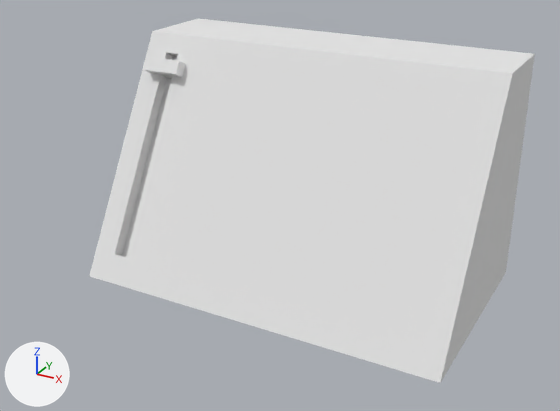
Before and after pictures for a commit that changed the Blender file NotForBroadcastPOC-Sourcetree/Assets/Blender Files/- Interactive/Frequency Control.blend.
Camera for both pictures: a 50 mm camera at (0.492, -0.879, 0.542) aimed at (0.049, -0.073, 0.139). Arrows for +X, +Y and +Z are at lower left; the lights stay in place.

In view in the first picture: 'Body', 'Slider'.
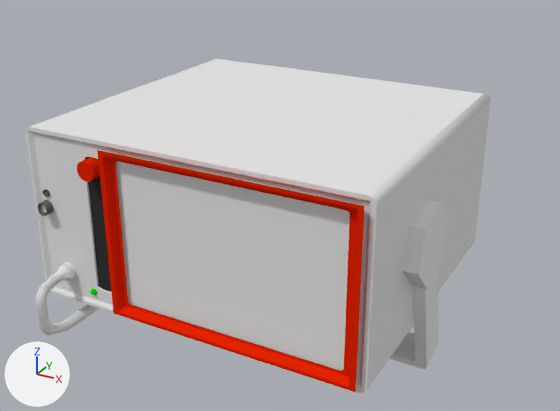
What changed in the scene script:
```text
Add mat_material_004:
    mat_material_004 = bpy.data.materials.new('Material.004')
    mat_material_004.use_nodes = True; mat_material_004.node_tree.nodes.clear()
    _N = mat_material_004.node_tree.nodes; _L = mat_material_004.node_tree.links
    n0 = _N.new('ShaderNodeOutputMaterial'); n0.name = 'Material Output'
    n1 = _N.new('ShaderNodeBsdfAnisotropic'); n1.name = 'Glossy BSDF'
    n1.distribution = 'GGX'
    n1.inputs[0].default_value = (0.219, 0.24, 0.187, 1.0)  # 'Color', grey #818678
    n1.inputs[1].default_value = 0.0  # 'Roughness'
    _L.new(n1.outputs[0], n0.inputs[0])  # 'BSDF' to 'Surface'
Change me_cube_001:
    used by ob_slider; location = (-0.178, 0.006, 0.274); rotation_euler = (-0.522, 0.0, 0.0), in degrees (-30, 0, 0); scale = (0.0277, 0.0171, 0.00988)
    remove me_cube_001.from_pydata(...)  # 8 vertices, 6 faces; spans x -1.0..1.0, y -1.0..1.0, z -1.0..1.0
    add me_cube_001.from_pydata(...)  # 66 vertices, 96 faces; spans x -0.01..0.01, y -0.01..0.01, z 0.0
    me_cube_001 part 1: the whole mesh is rebuilt
    add me_cube_001.materials.append(mat_material_001)  # red #e72400
Change ob_slider:
    ob_slider.location: (-0.178, 0.006, 0.274) -> (-0.101, -0.253, 0.221)
    ob_slider.rotation_euler: (-0.522, 0.0, 0.0) -> (1.571, 0.0, 0.0)  # degrees (-30, 0, 0) -> degrees (90, 0, 0)
    ob_slider.scale: (0.0277, 0.0171, 0.00988) -> (1.52, 1.52, 1.62)
Change ob_body:
    ob_body: bpy.data.objects.new('Body', me_cube) -> bpy.data.objects.new('Body', None)
    ob_body.location: (0.0, 0.0, 0.0) -> (-1.012, -0.764, 0.755)
Add ob_stand:
    ob_stand = bpy.data.objects.new('stand', me_cylinder_001)  # 84 vertices, 78 faces; spans x -0.008..0.482, y -0.048..0.07, z -0.184..0.048
    ob_stand.parent = ob_body
    ob_stand.location = (-0.214, -0.116, 0.152)
Add ob_screen_frame:
    ob_screen_frame = bpy.data.objects.new('screen frame', me_plane_001)  # 60 vertices, 48 faces; spans x -0.092..0.093, y -0.095..0.094, z 0.0..0.008; in mat_material_001 (red #e72400)
    ob_screen_frame.parent = ob_body
    ob_screen_frame.location = (0.0797, -0.251, 0.145)
    ob_screen_frame.rotation_euler = (1.571, 0.0, 0.0)  # degrees (90, 0, 0)
    ob_screen_frame.scale = (1.74, 1.12, 1.05)
Add ob_body_high_poly:
    ob_body_high_poly = bpy.data.objects.new('body high poly', me_cube_003)  # 1036 vertices, 1030 faces; spans x -0.21..0.24, y -0.203..0.207, z -0.109..0.117; in mat_material (white #e7e7e7), mat_material_002 (black #363636)
    ob_body_high_poly.parent = ob_body
    ob_body_high_poly.location = (0.00979, -0.0549, 0.141)
Add ob_cable:
    ob_cable = bpy.data.objects.new('CABLE', me_cube_001_1)  # 1152 vertices, 1118 faces; spans x -0.18..-0.111, y -0.251..0.157, z -0.147..-0.058; in mat_material (white #e7e7e7)
    ob_cable.parent = ob_body
    ob_cable.location = (0.00979, -0.0549, 0.141)
```

Location of each change, (x1, y1, x2, y2) in pixels of the pictures (560 x 411 px):
'Body', no longer drawn
    before: (89, 18, 535, 383)
'body high poly', added
    after: (25, 59, 491, 393)
    faces in mat_material (white #e5e5e5): (25, 59, 491, 393)
    faces in mat_material_002 (black #363636): (86, 157, 111, 292)
    faces in mat_material_004: (38, 189, 54, 216)
'screen frame', added (red)
    after: (97, 150, 364, 392)
'stand', added
    after: (389, 199, 448, 369)
'CABLE', added
    after: (35, 264, 99, 335)
'Slider', reshaped, moved, turned, rescaled
    before: (144, 56, 186, 79)
    after: (77, 157, 100, 182)
'sunk LED', now drawn
    after: (90, 288, 97, 295)
